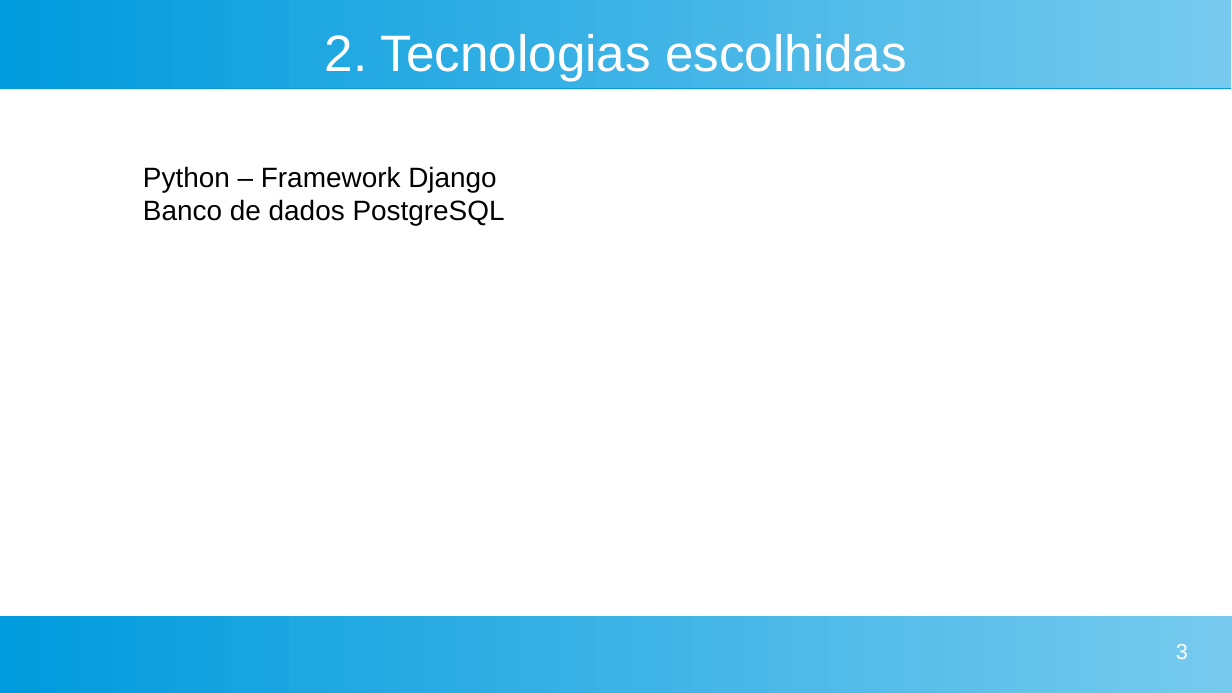
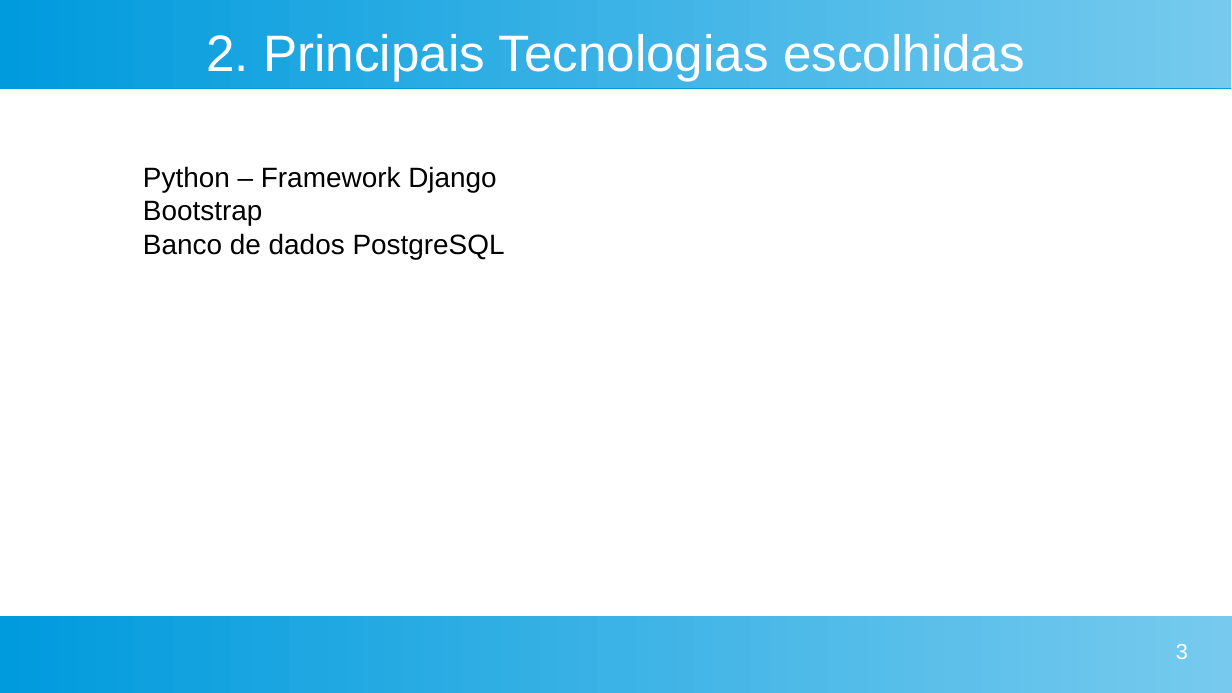
Before and after one commit to felipecabraldossantos/Projeto-Pr-ticas-Exntensionistas, a slide deck: slide 3 of Apresentação.odp. Drawn at 1232x693 pixels with LibreOffice and Linux fonts; fonts in the diff are those of the drawing. Boxes give left, top, right and bottom in pixels: in the first picture for what was removed or moved away, otherwise in the second. Text is boxed around its words. In the diff, an @@ line names an element or a change of style, - is before the commit and + after.

```diff
--- a/Apresentação.odp
+++ b/Apresentação.odp
@@ title at box(206, 34, 1025, 81): text changed @@
-2. Tecnologias escolhidas
+2. Principais Tecnologias escolhidas
@@ text at box(143, 200, 262, 226): paragraph added @@
+Bootstrap
```
Also in this commit, not shown: 3 other slides changed, 6 slides added, 4 other files.
